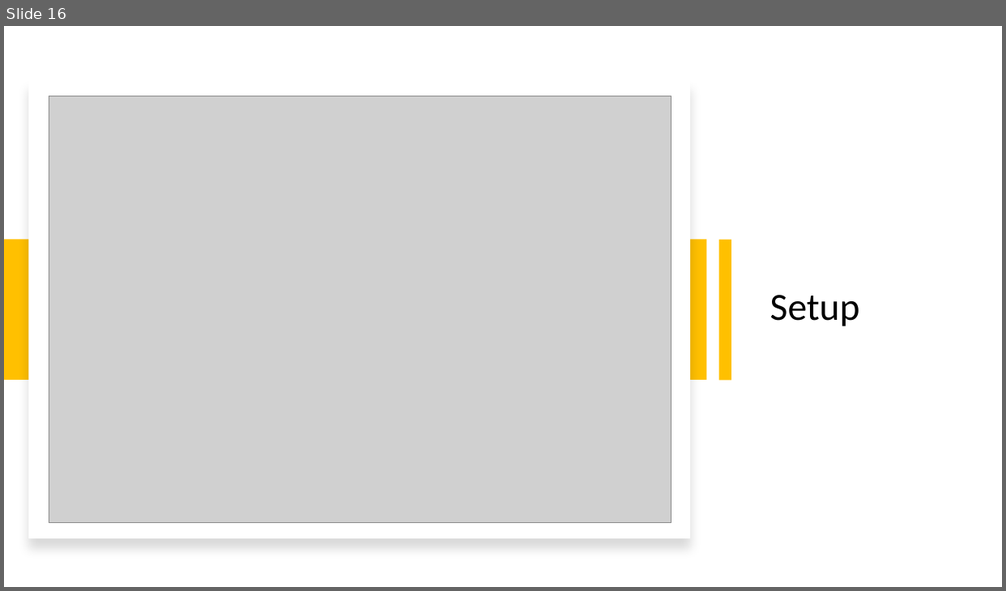
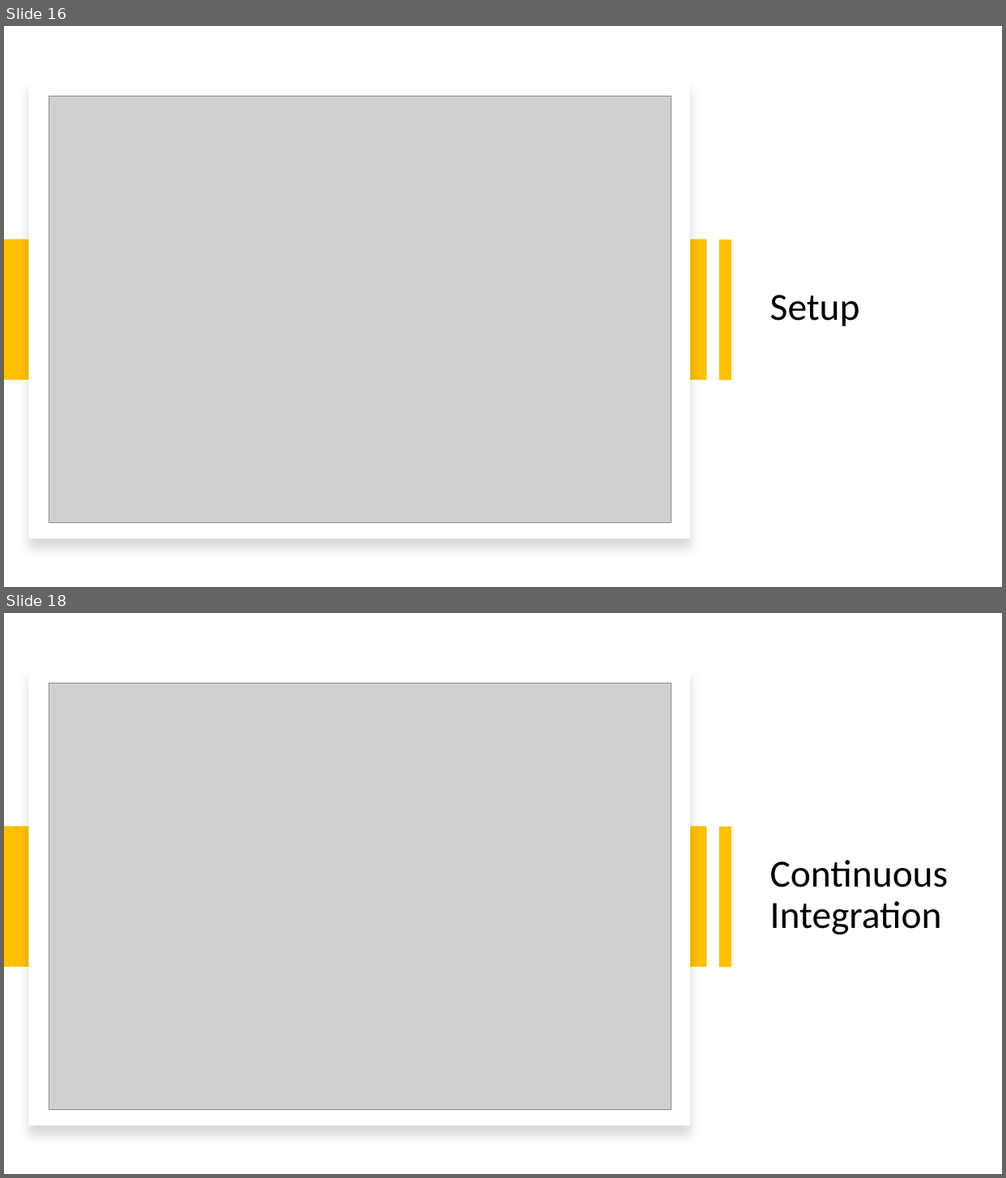
Before and after one commit to mukeshnegi2108/ThoughtWorks, a slide deck: Presentation.pptx. Shown one above the other, each under a label of ours: slide 16 before the commit, slides 16 and 18 after it; the slides between them are not shown. The pictures are 1006x591 and 1006x1178 pixels, drawn with LibreOffice and Linux fonts; fonts in the diff are those of the drawing; grey boxes stand for pictures. Boxes give left, top, right and bottom in pixels: in the first picture for what was removed or moved away, otherwise in the second. Text is boxed around its words. In the diff, an @@ line names an element or a change of style, - is before the commit and + after.

```diff
--- a/Presentation.pptx
+++ b/Presentation.pptx
@@ slide 18 added at (4, 613, 1002, 1174), background #FFFFFF @@
@@ rectangle added at (28, 667, 691, 1126), fill #FFFFFF @@
@@ picture added at (49, 683, 671, 1110) @@
@@ rectangle added at (4, 827, 707, 968), fill #FFC000 @@
@@ rectangle added at (718, 827, 731, 968), fill #FFC000 @@
@@ title added at (770, 860, 948, 935), 37 pt, text #000000 @@
+Continuous Integration
```
Also in this commit, not shown: 2 slides changed, 4 other slides added, 1 other file.
